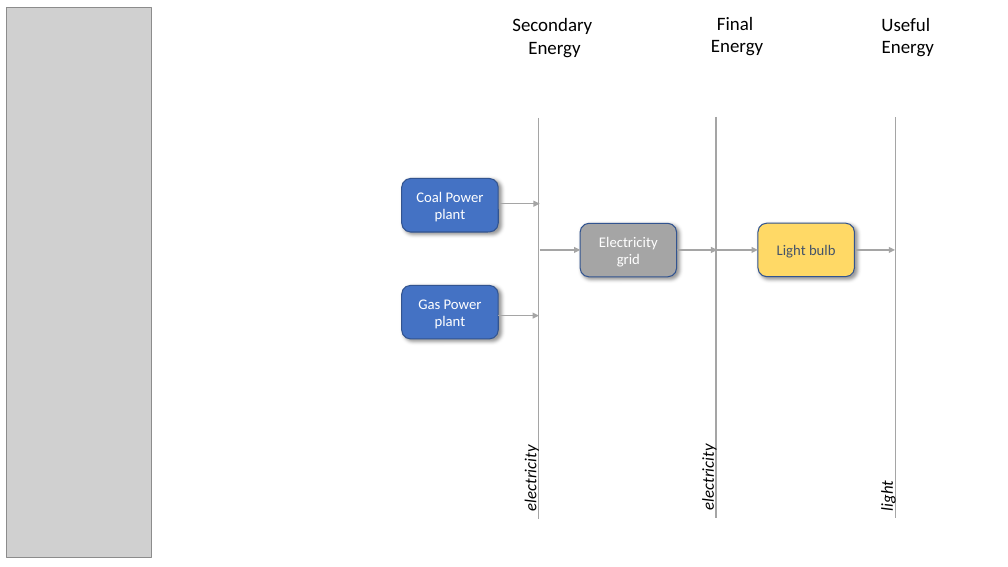
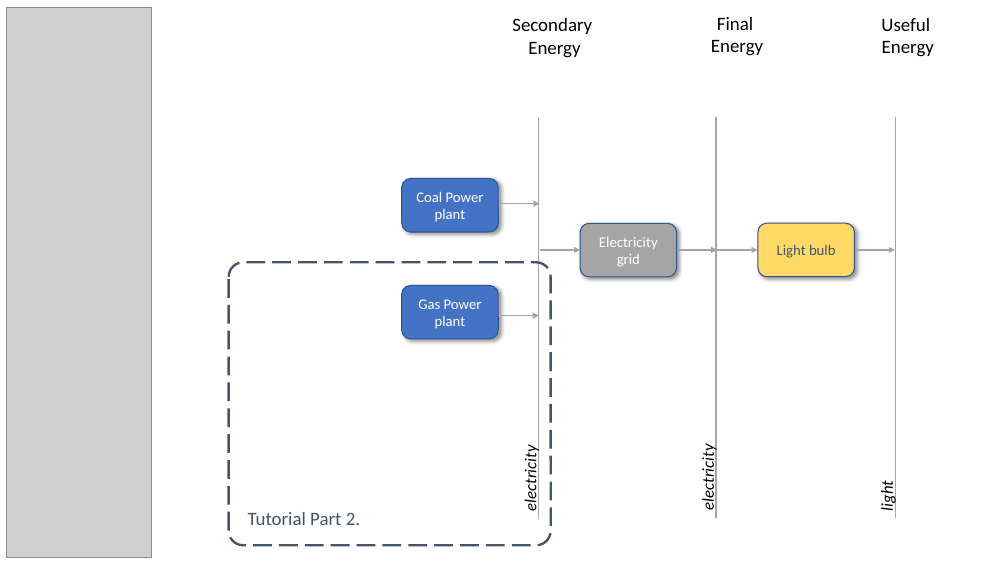
Before and after one commit to OFR-IIASA/message_ix, a slide deck: slide 8 of tutorial/westeros/_static/westeros_res.pptx. Drawn at 1008x567 pixels with LibreOffice and Linux fonts; fonts in the diff are those of the drawing; grey boxes stand for pictures. Boxes give left, top, right and bottom in pixels: in the first picture for what was removed or moved away, otherwise in the second. Text is boxed around its words. In the diff, an @@ line names an element or a change of style, - is before the commit and + after.

```diff
--- a/tutorial/westeros/_static/westeros_res.pptx
+++ b/tutorial/westeros/_static/westeros_res.pptx
@@ rounded rectangle added at <box>228,262,551,545</box>, outline #44546A 2.25 pt dashed @@
@@ text added at <box>248,512,360,525</box>, 18 pt, text #44546A @@
+Tutorial Part 2.
```
Also in this commit, not shown: 2 other files.
